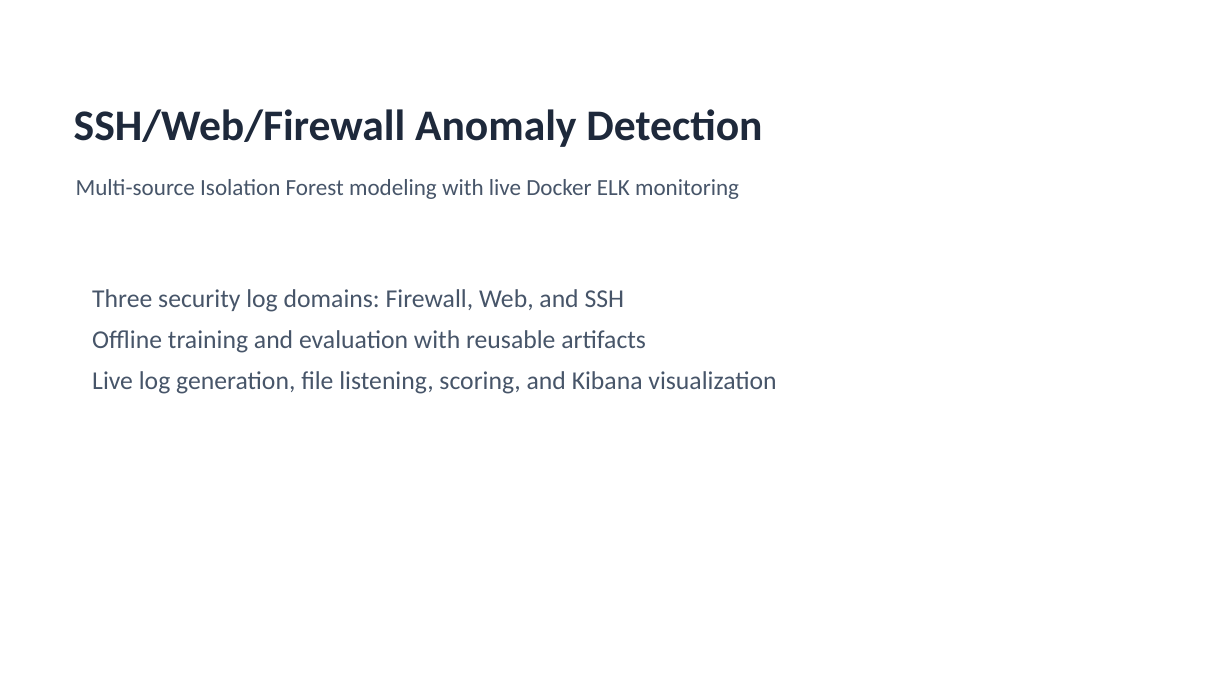
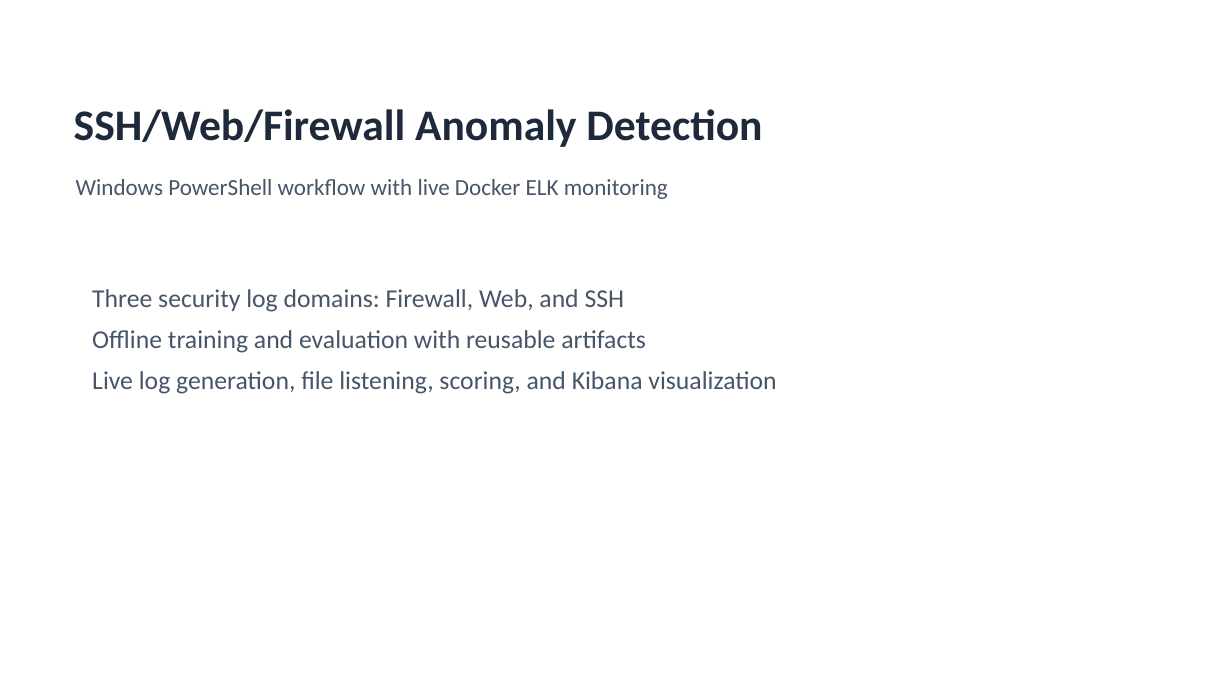
Before and after one commit to H-devigner/SSH-WEB-FIREWALL-anomaly-detection, a slide deck: slide 1 of docs/SSH_WEB_FIREWALL_Academic_Presentation.pptx. Drawn at 1232x693 pixels with LibreOffice and Linux fonts; fonts in the diff are those of the drawing. Boxes give left, top, right and bottom in pixels: in the first picture for what was removed or moved away, otherwise in the second. Text is boxed around its words. In the diff, an @@ line names an element or a change of style, - is before the commit and + after.

Commit message:
Make project Windows-only

```diff
--- a/docs/SSH_WEB_FIREWALL_Academic_Presentation.pptx
+++ b/docs/SSH_WEB_FIREWALL_Academic_Presentation.pptx
@@ text at (76,179,668,199): text changed @@
-Multi-source Isolation Forest modeling with live Docker ELK monitoring
+Windows PowerShell workflow with live Docker ELK monitoring
```
Also in this commit, not shown: 1 other slide changed, 16 other files.
